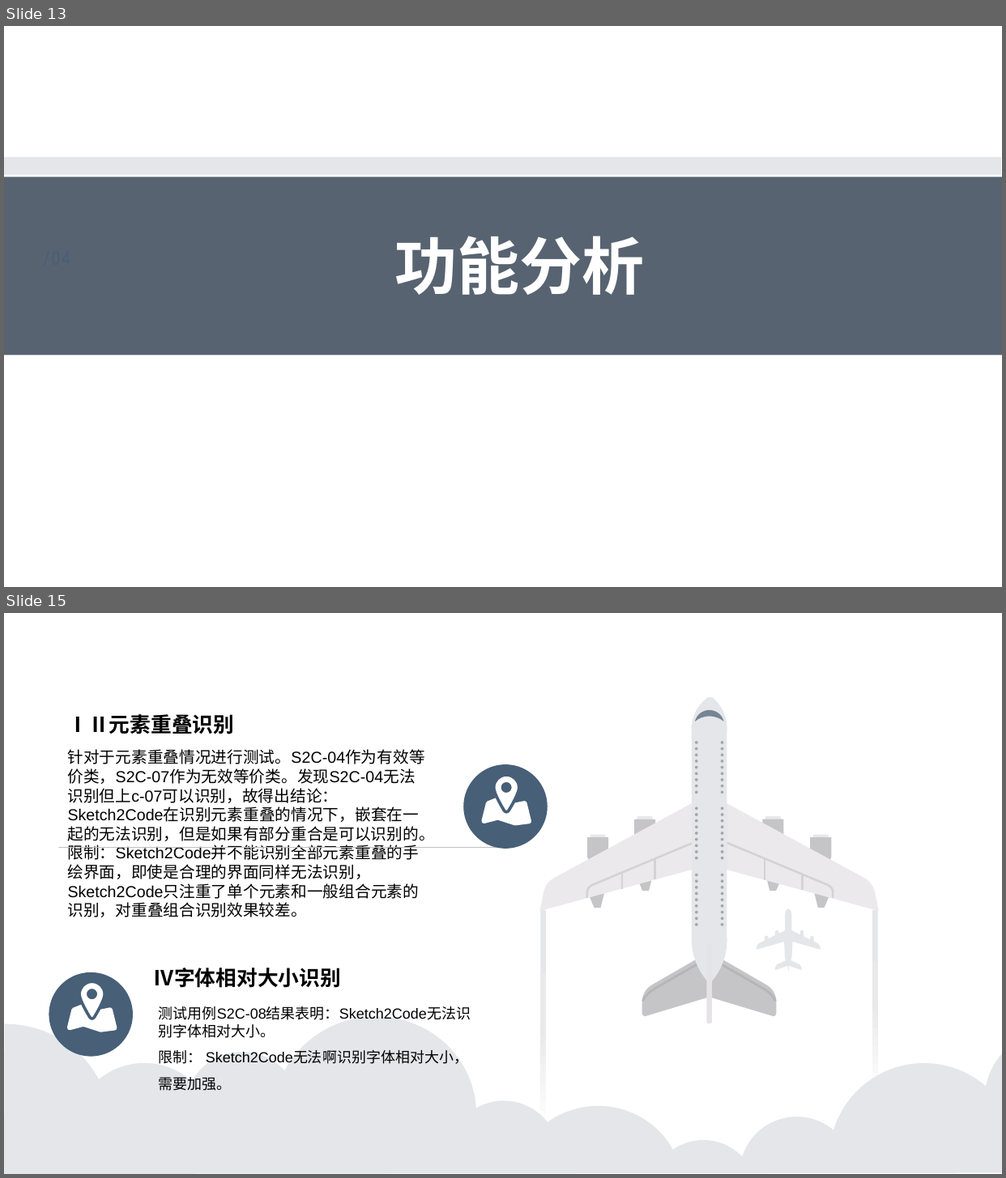
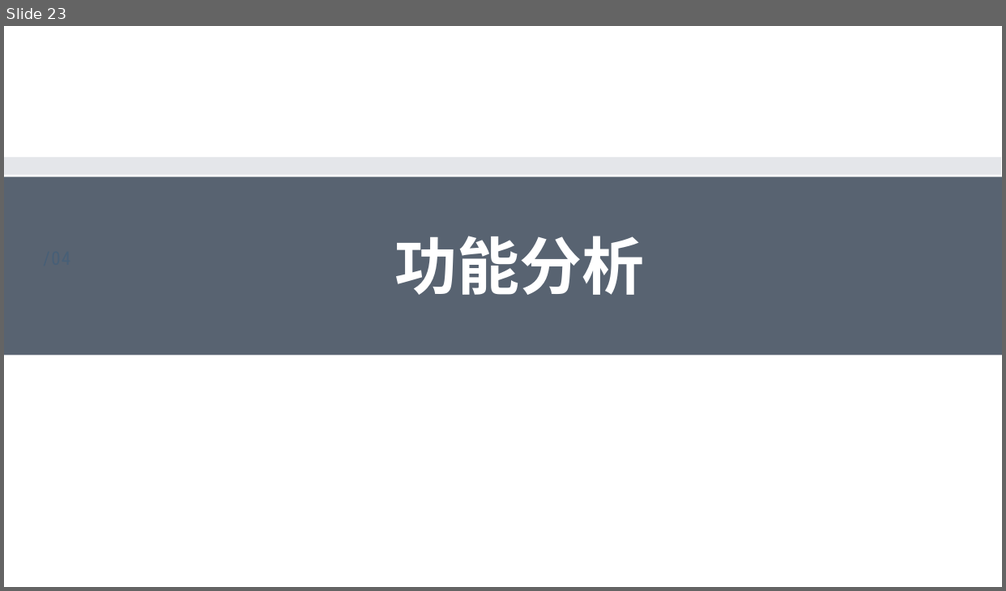
Before and after one commit to MSE-925/Sketch2codeTest, a slide deck: 现代软件工程最终(1).pptx. Shown one above the other, each under a label of ours: slides 13 and 15 before the commit, slide 23 after it; the slides between them are not shown. The pictures are 1006x1178 and 1006x591 pixels, drawn with LibreOffice and Linux fonts; fonts in the diff are those of the drawing; background and template pictures are left out. Boxes give left, top, right and bottom in pixels: in the first picture for what was removed or moved away, otherwise in the second. Text is boxed around its words. In the diff, an @@ line names an element or a change of style, - is before the commit and + after.

```diff
--- a/现代软件工程最终(1).pptx
+++ b/现代软件工程最终(1).pptx
@@ slide 15 removed at (4, 613, 1002, 1174), background #FFFFFF @@
@@ ellipse removed at (463, 765, 548, 849) @@
@@ freeform shape removed at (482, 777, 532, 825) @@
@@ group removed at (4, 697, 1002, 1174): 55 ellipses, 31 freeform shapes, 5 lines, 4 texts, 2 rectangles @@
-针对于元素重叠情况进行测试。S2C-04作为有效等价类，S2C-07作为无效等价类。发现S2C-04无法识别但上c-07可以识别，故得出结论：Sketch2Code在识别元素重叠的情况下，嵌套在一起的无法识别，但是如果有部分重合是可以识别的。
-限制：Sketch2Code并不能识别全部元素重叠的手绘界面，即使是合理的界面同样无法识别，Sketch2Code只注重了单个元素和一般组合元素的识别，对重叠组合识别效果较差。
-ⅠⅡ元素重叠识别
-测试用例S2C-08结果表明：Sketch2Code无法识别字体相对大小。
-限制： Sketch2Code无法啊识别字体相对大小，需要加强。
-Ⅳ字体相对大小识别
@@ what was slide 13 is now slide 23 @@
```
Also in this commit, not shown: 6 slides changed, 22 slides added, 9 other slides removed, 1 other file.
